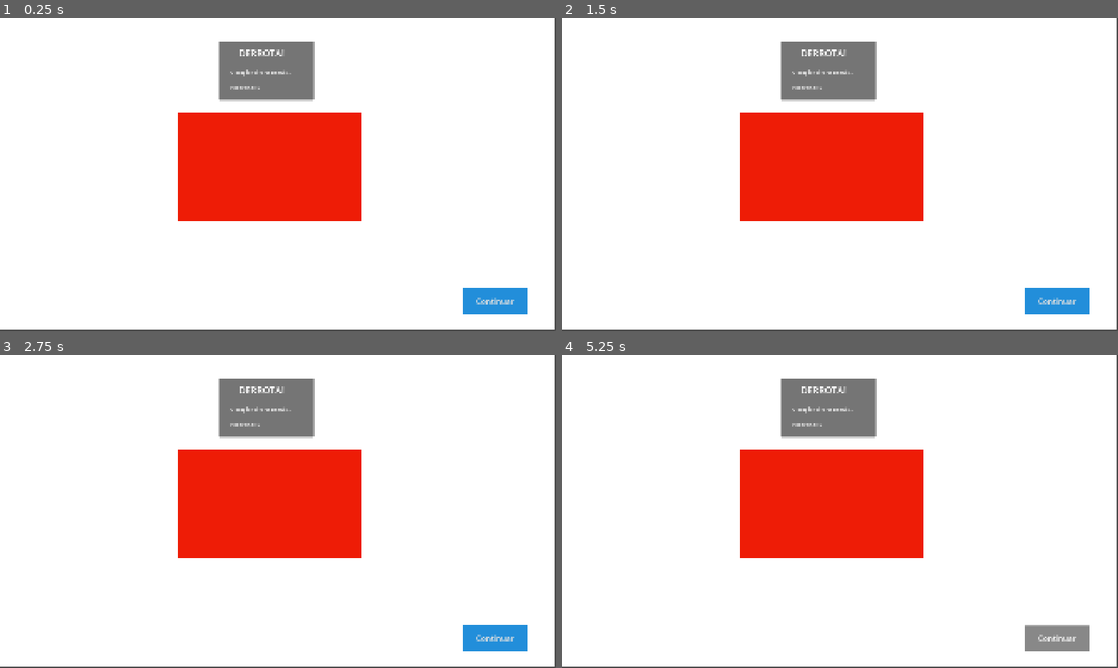
Above: before the commit, frames 1-4 (two rows, left to right).
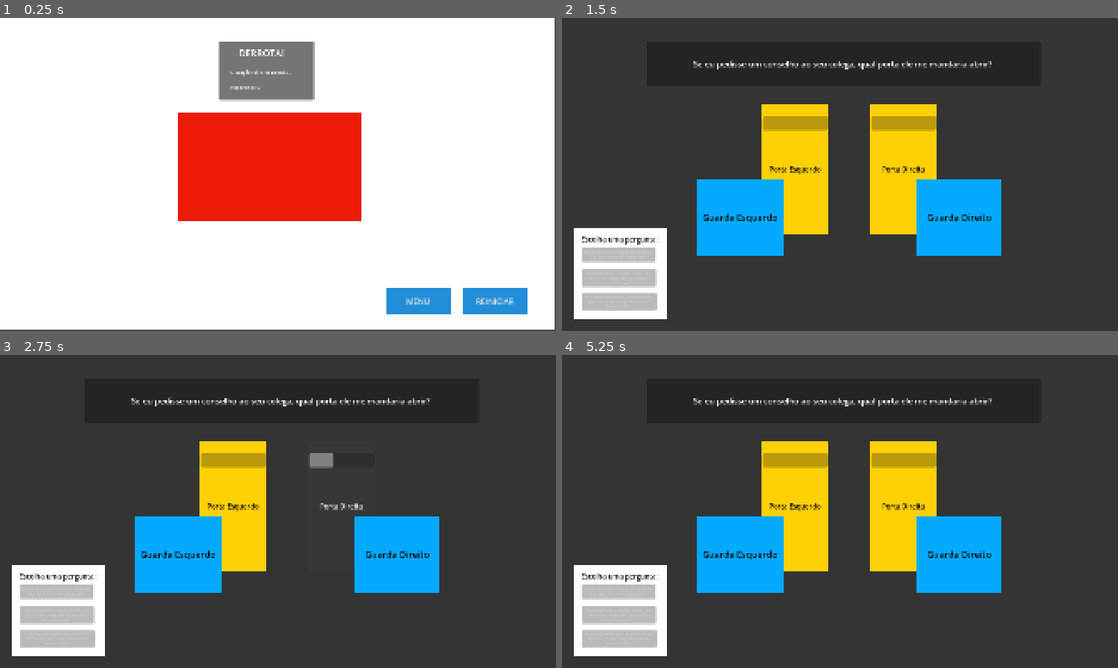
Above: after the commit, the same moments.

Repository: gamedevmeetup/Brackeys-Game-Jam-2026.2---Equipe-2
Game: Godot game, scene res://Scenes/Dragon.tscn
Two runs of this game, one before a commit and one after it. Both use one fixed random seed, a clock stepped at 60 frames per second and the inputs below. This scene is started directly instead of the project's main scene.
Inputs (mouse positions are in pixels of both pictures, inside the frame that each line leads up to):
- Up to frame 1 (0.25 s): no input
- Up to frame 2 (1.5 s): click (1056, 299) at 0.5 s, where only the run before the commit has a clickable "Continuar"; click (617, 255) at 1.25 s, where only the run after the commit has a clickable "Se eu pedisse um conselho ao …"
- Up to frame 3 (2.75 s): click (339, 505) at 2 s, where only the run after the commit has a clickable "Porta Direita"
- Up to frame 4 (5.25 s): click (795, 505) at 2.75 s, where only the run after the commit has a clickable "Porta Esquerdo"; click (956, 555) at 3.5 s, where only the run after the commit has a clickable "Guarda Direito"; click (739, 555) at 4.25 s, where only the run after the commit has a clickable "Guarda Esquerdo"; click (1056, 636) at 5 s, where only the run before the commit has a clickable "Continuar"

The runs differ from the first frame. In frame 1, 1.1% of the frame differs, in the area x 69-93%, y 86-95%; in frame 2, 97%, in the area x 0-100%, y 0-100%; in frame 3, 97%; in frame 4, 97%.

Commit message:
Botão de restart programado
Botão de reiniciar jogo feito e programado

Diff:
--- a/guardas-mentirosos/Scenes/Dragon.tscn
+++ b/guardas-mentirosos/Scenes/Dragon.tscn
@@ -54,7 +54,7 @@
 offset_bottom = 125.0
 text = "Você chegou ao fim da dungeon!"
 
-[node name="ContinueButton" type="Button" parent="." unique_id=790823436]
+[node name="RestartButton" type="Button" parent="." unique_id=790823436]
 layout_mode = 0
 offset_left = 1597.0
 offset_top = 933.0
@@ -62,4 +62,17 @@
 offset_bottom = 1021.0
 theme_override_font_sizes/font_size = 27
 theme_override_styles/normal = SubResource("StyleBoxFlat_v5fnx")
-text = "Continuar"
+text = "REINICIAR"
+
+[node name="MenuButton" type="Button" parent="." unique_id=1217794777]
+layout_mode = 0
+offset_left = 1331.0
+offset_top = 933.0
+offset_right = 1556.0
+offset_bottom = 1021.0
+theme_override_font_sizes/font_size = 27
+theme_override_styles/normal = SubResource("StyleBoxFlat_v5fnx")
+text = "MENU"
+
+[connection signal="pressed" from="RestartButton" to="." method="_on_restart_button_pressed"]
+[connection signal="pressed" from="MenuButton" to="." method="_on_menu_button_pressed"]
--- a/guardas-mentirosos/Scripts/dragon.gd
+++ b/guardas-mentirosos/Scripts/dragon.gd
@@ -3,6 +3,9 @@
 var requiredPower = 30
 
 func _ready() -> void:
+	$RestartButton.hide()
+	$MenuButton.show()
+
 	var totalPower = GameManager.playerData.totalPower
 
 	print("PODER FINAL: ", totalPower)
@@ -22,3 +25,13 @@
 func show_defeat(totalPower: int) -> void:
 	$ResultPanel/ResultTitle.text = "DERROTA!"
 	$ResultPanel/ResultDescription.text = "O dragão foi forte demais...\n\nPoder final: " + str(totalPower)
+
+	$RestartButton.show()
+
+func _on_restart_button_pressed() -> void:
+	GameManager.currentRoom = 1
+	GameManager.playerData = PlayerData.new()
+	GameManager.load_next_room()
+
+func _on_menu_button_pressed() -> void:
+	pass # Replace with function body.
